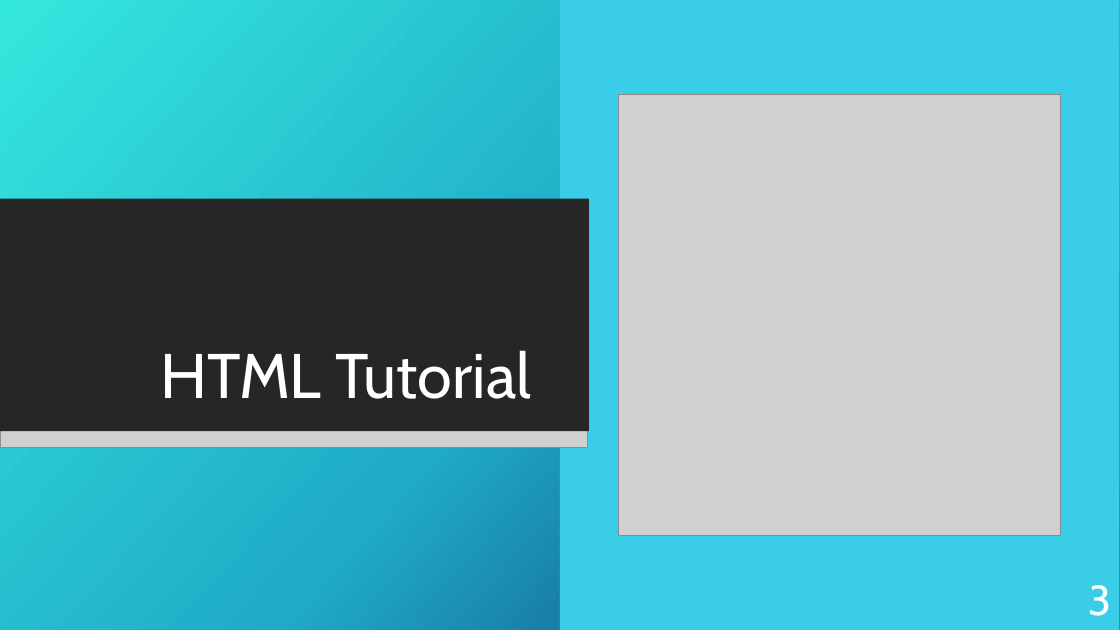
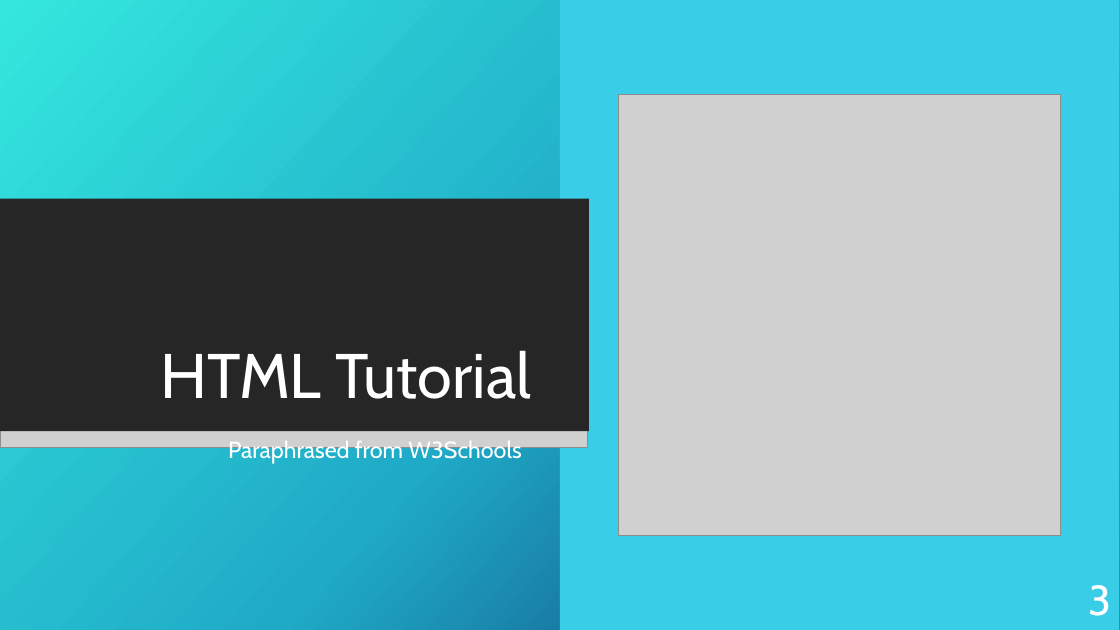
Before and after one commit to KurtAbraham/CS451, a slide deck: slide 3 of CS 451-KAbraham-Internet Technologies Tutorials.pptx. Drawn at 1120x630 pixels with LibreOffice and Linux fonts; fonts in the diff are those of the drawing; grey boxes stand for pictures; background and template pictures are left out. Boxes give left, top, right and bottom in pixels: in the first picture for what was removed or moved away, otherwise in the second. Text is boxed around its words. In the diff, an @@ line names an element or a change of style, - is before the commit and + after.

```diff
--- a/CS 451-KAbraham-Internet Technologies Tutorials.pptx
+++ b/CS 451-KAbraham-Internet Technologies Tutorials.pptx
@@ text added at (228,438,521,464), 20 pt, text #FFFFFF @@
+Paraphrased from W3Schools
```
Also in this commit, not shown: 14 other slides changed, 16 slides added, 1 other file.
